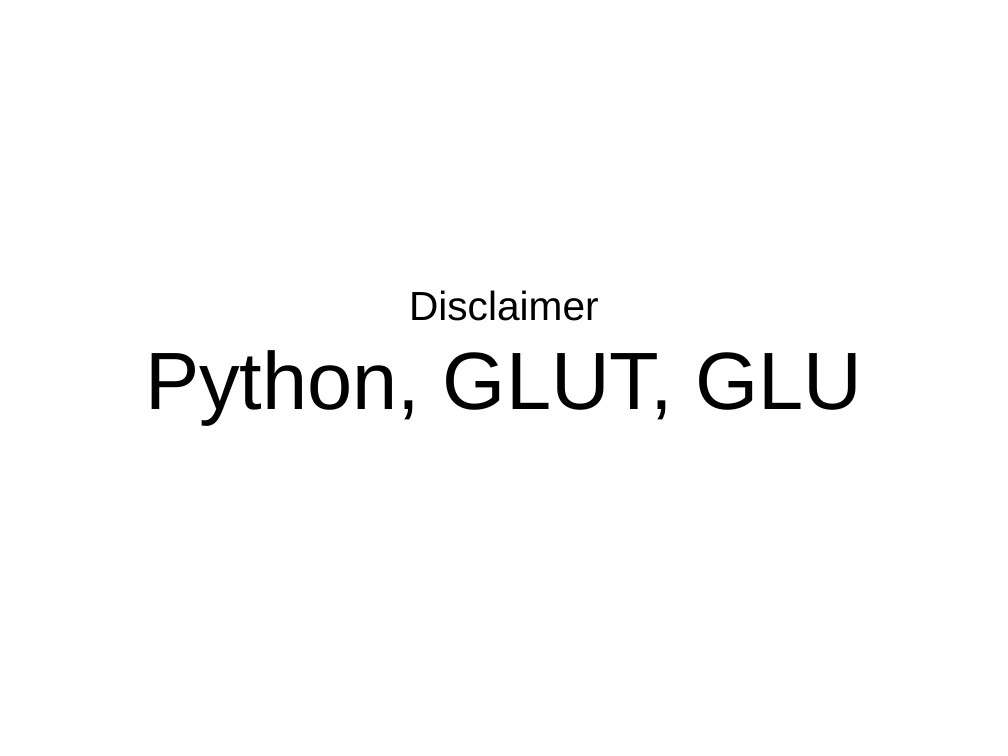
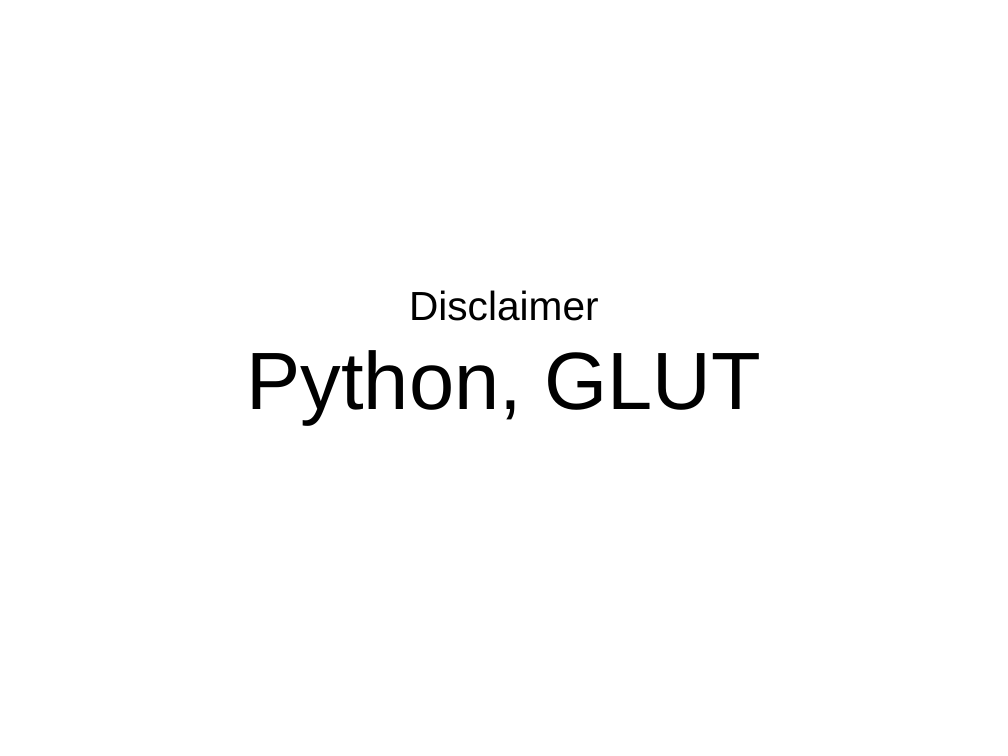
Before and after one commit to plumenator/code, a slide deck: slide 25 of opengl/tutorial/OpenGL Tutorial.odp. Drawn at 1008x756 pixels with LibreOffice and Linux fonts; fonts in the diff are those of the drawing. Boxes give left, top, right and bottom in pixels: in the first picture for what was removed or moved away, otherwise in the second. Text is boxed around its words. In the diff, an @@ line names an element or a change of style, - is before the commit and + after.

```diff
--- a/opengl/tutorial/OpenGL Tutorial.odp
+++ b/opengl/tutorial/OpenGL Tutorial.odp
@@ subtitle at [247, 350, 761, 424]: text changed @@
-Python, GLUT, GLU
+Python, GLUT
```
Also in this commit, not shown: 1 other file.
